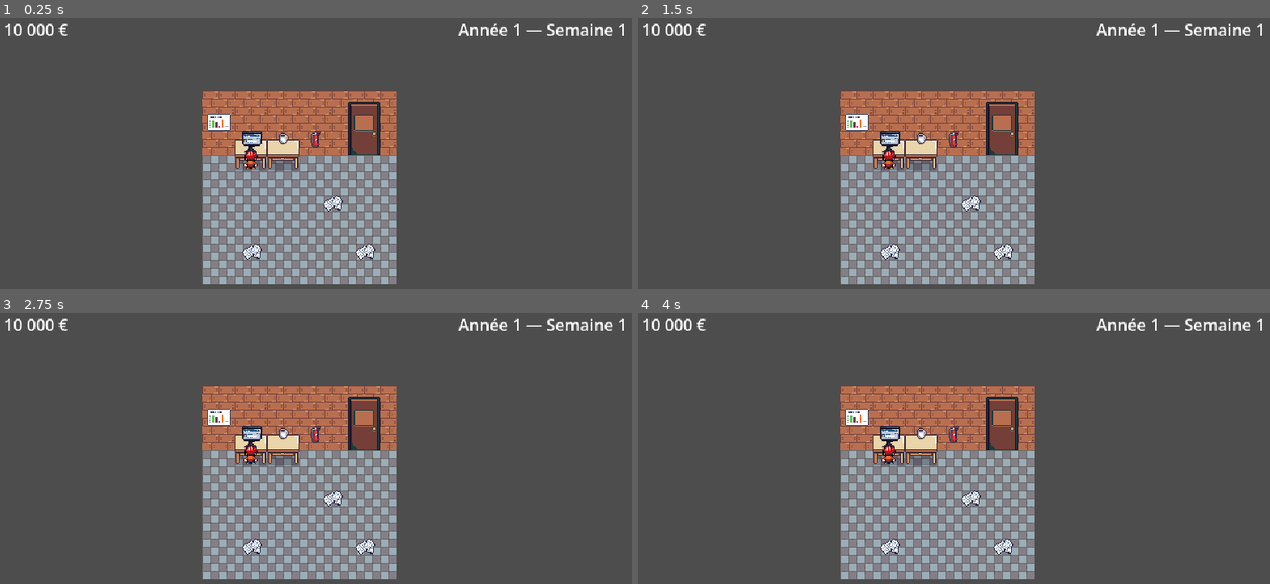
Above: before the commit, frames 1-4 (two rows, left to right).
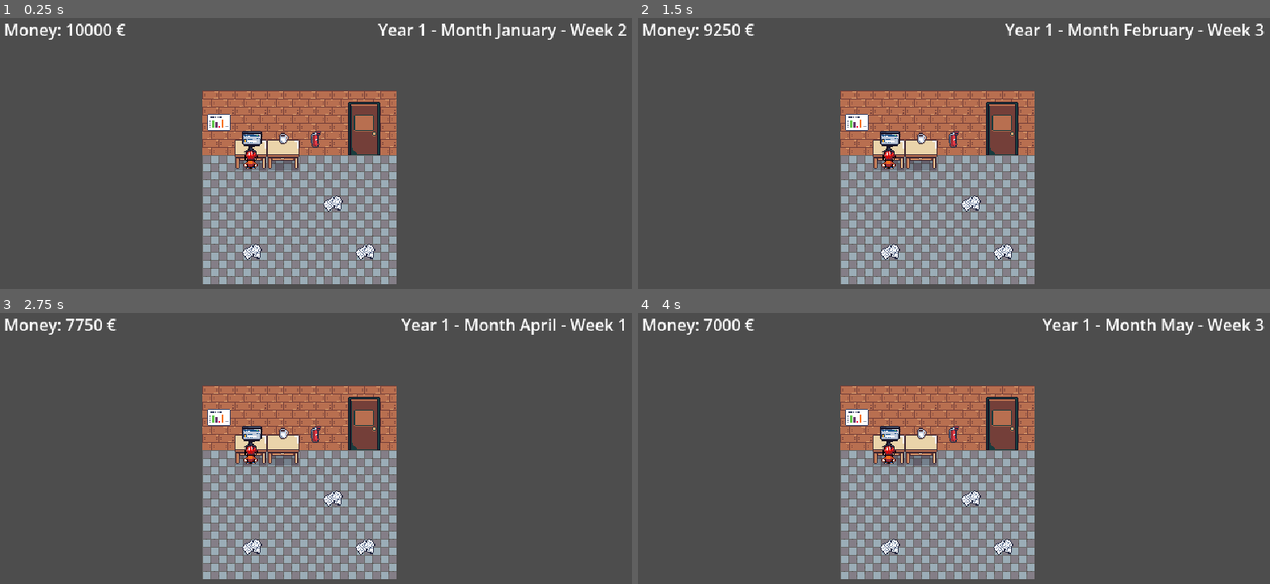
Above: after the commit, the same moments.

Repository: Phanty78/i-want-to-be-a-game-dev
Game: Godot game, scene res://scenes/main/main.tscn
Two runs of this game, one before a commit and one after it. Both use one fixed random seed, a clock stepped at 60 frames per second and the inputs below.
Inputs (mouse positions are in pixels of both pictures, inside the frame that each line leads up to):
- Up to frame 1 (0.25 s): no input
- Up to frame 2 (1.5 s): tap Enter at 0.5 s; move the mouse to (1093, 172) at 0.52 s; click (1093, 172) at 0.67 s; move the mouse to (821, 210) at 1.27 s; click (821, 210) at 1.42 s
- Up to frame 3 (2.75 s): move the mouse to (379, 407) at 2.02 s; click (379, 407) at 2.17 s
- Up to frame 4 (4 s): move the mouse to (922, 559) at 2.77 s; click (922, 559) at 2.92 s; move the mouse to (1149, 540) at 3.52 s; click (1149, 540) at 3.67 s

The runs differ from the first frame. In frame 1, 1.4% of the frame differs, in the area x 0-100%, y 1-9%; in frame 2, 1.4%; in frame 3, 1.2%; in frame 4, 1.3%.
Error before the commit: Parse Error: Cannot find member "game_score" in base "Game". (res://scenes/main/main.gd:166)

Commit message:
FIX - Correction du peuplement. Des données des jeux réalisés

Diff:
--- a/data/games_data.gd
+++ b/data/games_data.gd
@@ -2,4 +2,3 @@
 
 # Exprimé en semaine
 static var game_development_duration := 12
-static var games_released: Array[Game] = []
--- a/scenes/main/main.gd
+++ b/scenes/main/main.gd
@@ -53,7 +53,6 @@
 		print(studio.game_in_development.game_remaining_development_time)
 		if studio.game_in_development.game_remaining_development_time <= 0:
 			release_game()
-			studio.finished_games.append(studio.game_in_development)
 			studio.game_in_development = null
 			create_game_button.disabled = false
 
@@ -130,8 +129,6 @@
 	var theme : GameTheme
 	var platform : Platform
 	var error_messages : PackedStringArray
-	var note : int
-	var critic : String
 	if game_name.is_empty():
 		error_messages.append("Your game must have a name.")
 	if game_theme_select.selected == -1:
@@ -161,18 +158,21 @@
 		create_game_modal.visible = false
 
 func release_game() -> void:
+	var game = studio.game_in_development
 	var game_note := GameScoring.get_game_note(studio.game_in_development)
 	var game_critic := GameCritics.get_game_critic(game_note)
-	Game.game_score = game_note
-	Game.game_critic = game_critic
+
+	game.game_score = game_note
+	game.game_critic = game_critic
+
+	studio.finished_games.append(game)
+	update_released_games_list()
+
 	game_released_critic_label.text = game_critic
-	game_released_label.text = "Your game %s has been released!" % studio.game_in_development.game_name
+	game_released_label.text = "Your game %s has been released!" % game.game_name
 	score_released_label.text = "Score: %d/10" % game_note
 	studio.money += 1000 * game_note
 	game_released_money_label.text = "You earned %d $" % (1000 * game_note)
-	GamesData.games_released.append(studio.game_in_development)
-	for released_game in GamesData.games_released:
-		released_games_list_label.text += "- %s - Score: %d/10 - Critic: %s\n" % [released_game.game_name, released_game.game_score, released_game.game_critic]
 	game_clock.paused = true
 	game_released_modal.popup_centered(Vector2i(500, 400))
 
@@ -207,3 +207,9 @@
 
 func _on_released_games_modal_popup_hide() -> void:
 	game_clock.paused = false
+
+func update_released_games_list() -> void:
+	var released_games_text := ""
+	for game in studio.finished_games:
+		released_games_text += "Name: %s | Score: %d/10 | Critic: %s\n" % [game.game_name, game.game_score, game.game_critic]
+	released_games_list_label.text = released_games_text
--- a/scenes/main/main.tscn
+++ b/scenes/main/main.tscn
@@ -177,13 +177,17 @@
 [node name="ReleasedGamesModal" type="PopupPanel" parent="UI/UIRoot" unique_id=1268792710]
 
 [node name="ModalTitleLabel" type="Label" parent="UI/UIRoot/ReleasedGamesModal" unique_id=393352034]
-offset_right = 40.0
-offset_bottom = 23.0
+offset_left = 4.0
+offset_top = 4.0
+offset_right = 96.0
+offset_bottom = 96.0
 text = "Released Games"
 
 [node name="ReleasedGamesListLabel" type="Label" parent="UI/UIRoot/ReleasedGamesModal" unique_id=399765165]
-offset_right = 40.0
-offset_bottom = 23.0
+offset_left = 4.0
+offset_top = 4.0
+offset_right = 96.0
+offset_bottom = 96.0
 
 [node name="GameClock" type="Timer" parent="." unique_id=67344078]
 wait_time = 7.0
